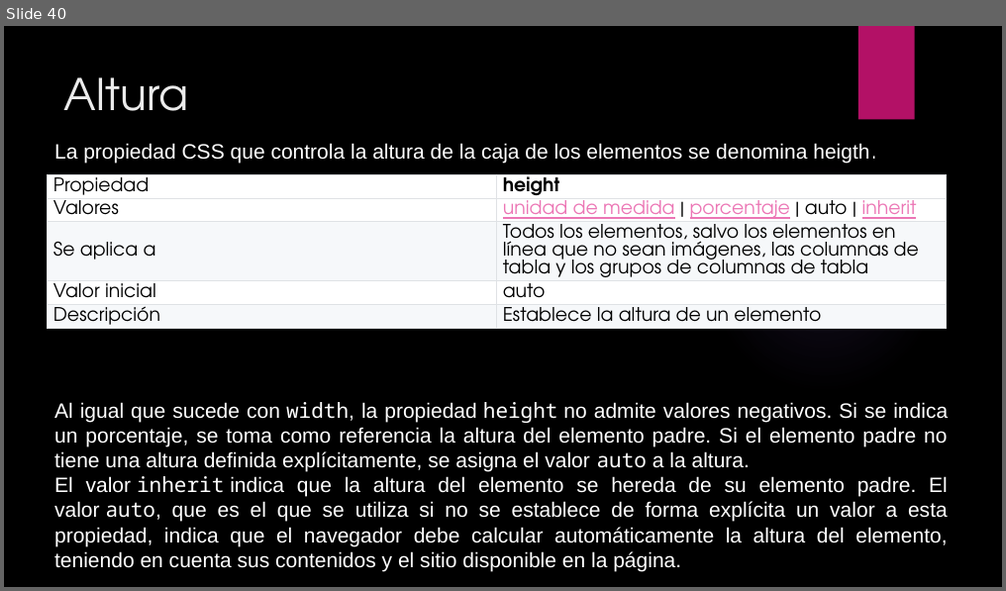
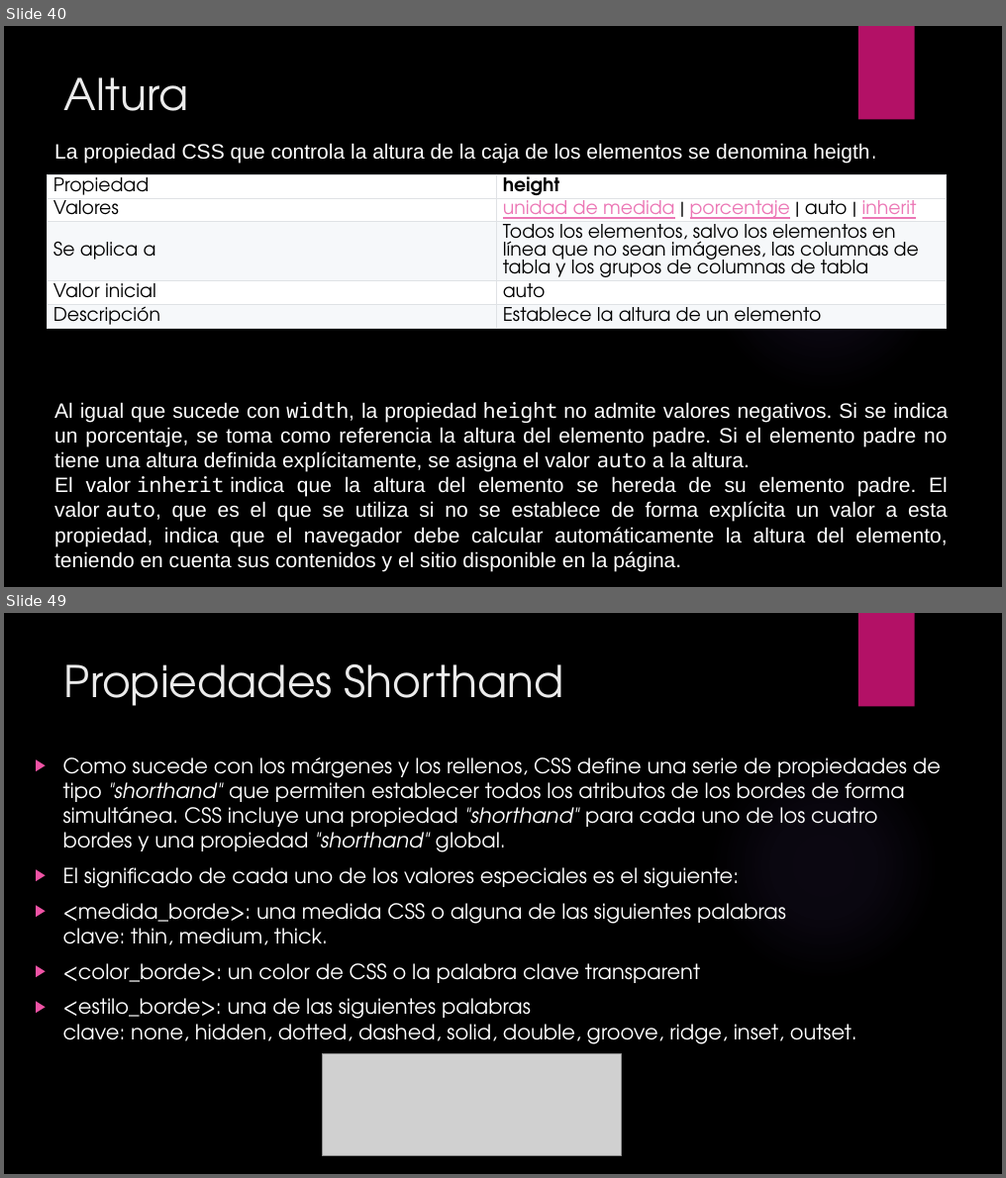
Before and after one commit to patoattie/LaboratorioIII, a slide deck: Material/CSS.pptx. Shown one above the other, each under a label of ours: slide 40 before the commit, slides 40 and 49 after it; the slides between them are not shown. The pictures are 1006x591 and 1006x1178 pixels, drawn with LibreOffice and Linux fonts; fonts in the diff are those of the drawing; grey boxes stand for pictures; background and template pictures are left out. Boxes give left, top, right and bottom in pixels: in the first picture for what was removed or moved away, otherwise in the second. Text is boxed around its words. In the diff, an @@ line names an element or a change of style, - is before the commit and + after.

```diff
--- a/Material/CSS.pptx
+++ b/Material/CSS.pptx
@@ slide 49 added at [4, 613, 1002, 1174], background picture (left out); not listed: 2 template elements that a slide beside it also shows @@
@@ title added at [64, 664, 563, 706], 42 pt, text #EBEBEB @@
+Propiedades Shorthand
@@ text added at [63, 758, 941, 1045], 20 pt, text #FFFFFF @@
+▶ Como sucede con los márgenes y los rellenos, CSS define una serie de propiedades de tipo "shorthand" que permiten establecer todos los atributos de los bordes de forma simultánea. CSS incluye una propiedad "shorthand" para cada uno de los cuatro bordes y una propiedad "shorthand" global.
+▶ El significado de cada uno de los valores especiales es el siguiente:
+▶ <medida_borde>: una medida CSS o alguna de las siguientes palabras clave: thin, medium, thick.
+▶ <color_borde>: un color de CSS o la palabra clave transparent
+▶ <estilo_borde>: una de las siguientes palabras clave: none, hidden, dotted, dashed, solid, double, groove, ridge, inset, outset.
@@ picture added at [322, 1054, 622, 1156] @@
```
Also in this commit, not shown: 33 other slides added, 1 other file.
